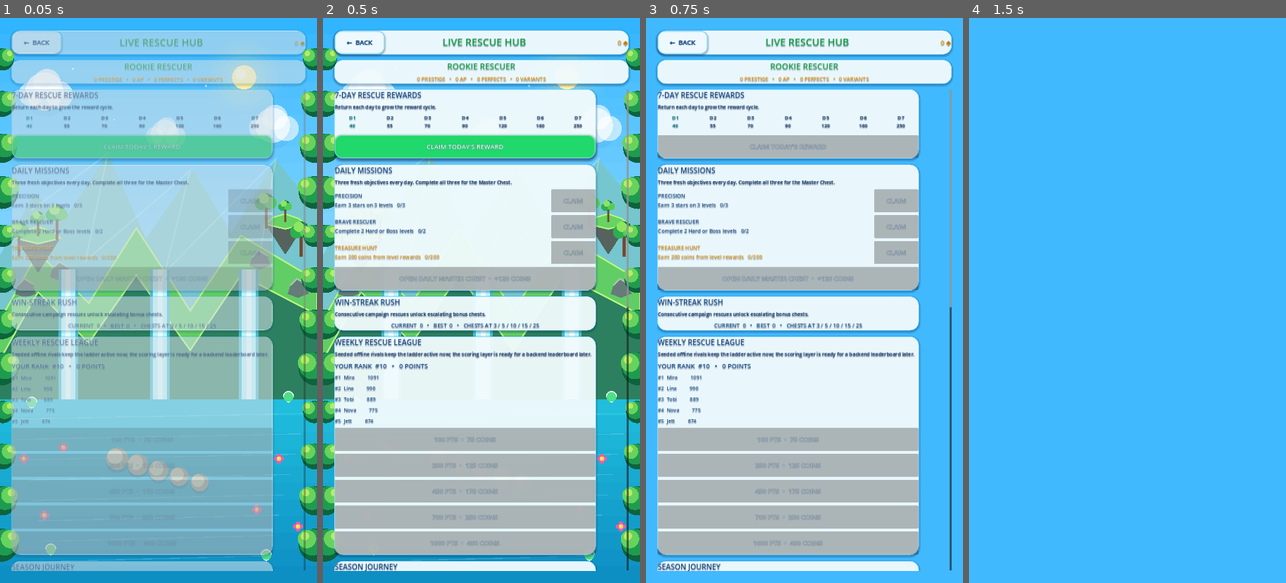
Above: before the commit, frames 1-4 (left to right).
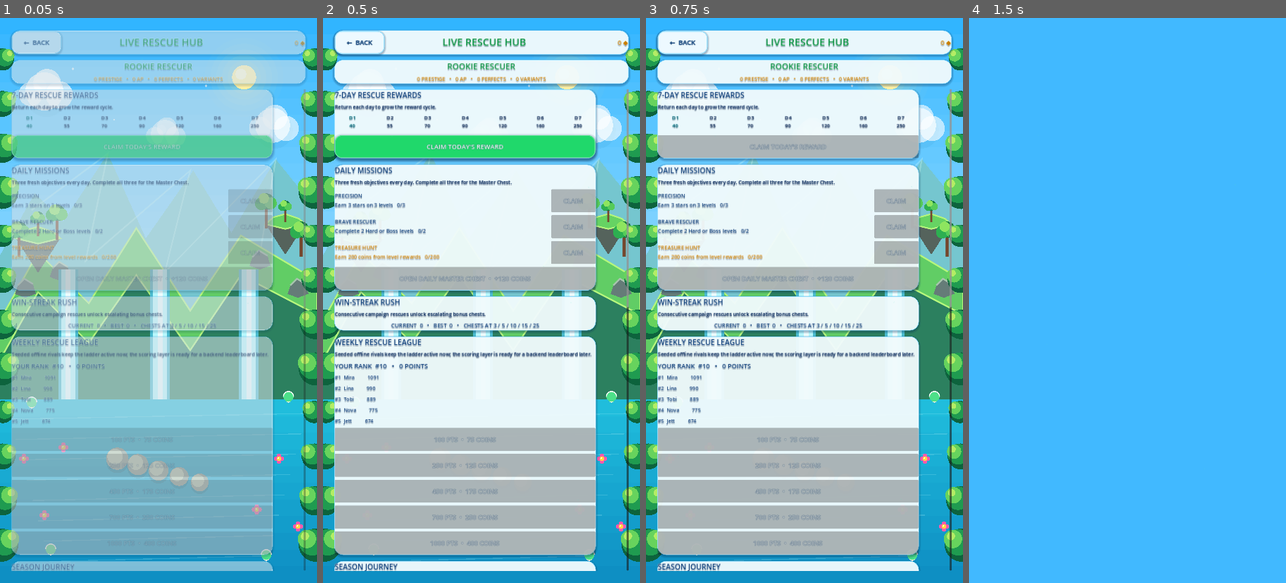
Above: after the commit, the same moments.

Repository: eghosa001/unjam
Game: Godot game, scene res://scenes/RetentionHub.tscn
Two runs of this game, one before a commit and one after it. Both use one fixed random seed, a clock stepped at 60 frames per second and the inputs below. This scene is started directly instead of the project's main scene.
Inputs:
- Up to frame 1 (0.05 s): no input
- Up to frame 2 (0.5 s): no input
- Up to frame 3 (0.75 s): click "CLAIM TODAY'S REWARD" at 0.5 s
- Up to frame 4 (1.5 s): click "← BACK" at 1.25 s

Frames 1-2 are identical in both runs. In frame 3, 20% of the frame differs, in the area x 0-100%, y 5-100%; in frame 4, nothing differs.

Commit message:
fix: make retention and 3d rebuilds atomic

Diff:
--- a/scripts/ui/rescue_piece_3d_button.gd
+++ b/scripts/ui/rescue_piece_3d_button.gd
@@ -85,6 +85,8 @@
 	if viewport_3d == null or stage_3d == null:
 		return
 	if piece_root_3d != null and is_instance_valid(piece_root_3d):
+		if piece_root_3d.get_parent() == stage_3d:
+			stage_3d.remove_child(piece_root_3d)
 		piece_root_3d.queue_free()
 	piece_root_3d = Node3D.new()
 	piece_root_3d.name = "PieceVisual3D"
--- a/scripts/ui/rescue_token.gd
+++ b/scripts/ui/rescue_token.gd
@@ -88,14 +88,15 @@
 	)
 
 func _rebuild() -> void:
+	if not is_inside_tree() or viewport_3d == null:
+		return
 	if stage != null and is_instance_valid(stage):
+		if stage.get_parent() == viewport_3d:
+			viewport_3d.remove_child(stage)
 		stage.queue_free()
 		stage = null
 		character_root = null
 		face_root = null
-	await get_tree().process_frame
-	if not is_inside_tree():
-		return
 	_build_stage()
 	_sync_render_lifecycle()
 
--- a/scripts/ui/retention_hub.gd
+++ b/scripts/ui/retention_hub.gd
@@ -39,7 +39,9 @@
 	return b
 
 func refresh() -> void:
-	for child in get_children(): child.queue_free()
+	for child in get_children():
+		remove_child(child)
+		child.queue_free()
 	var backdrop := PremiumBackdrop.new()
 	backdrop.set_anchors_and_offsets_preset(Control.PRESET_FULL_RECT)
 	backdrop.configure(Color("071426"), Color("2dd4b6"), 4)
--- a/scripts/ui/unjam_3d_game_art.gd
+++ b/scripts/ui/unjam_3d_game_art.gd
@@ -39,11 +39,14 @@
 		viewport_3d.render_target_update_mode = SubViewport.UPDATE_ONCE
 
 func _rebuild_stage() -> void:
+	if not is_inside_tree() or viewport_3d == null:
+		return
 	if stage != null and is_instance_valid(stage):
+		if stage.get_parent() == viewport_3d:
+			viewport_3d.remove_child(stage)
 		stage.queue_free()
 		stage = null
 		display_root = null
-	await get_tree().process_frame
 	_build_stage()
 	viewport_3d.render_target_update_mode = SubViewport.UPDATE_ONCE
 
--- a/scripts/ui/unjam_3d_gameplay_stage.gd
+++ b/scripts/ui/unjam_3d_gameplay_stage.gd
@@ -30,14 +30,16 @@
 	_build_stage()
 
 func _rebuild() -> void:
+	if not is_inside_tree() or viewport_3d == null:
+		return
 	if stage != null and is_instance_valid(stage):
+		if stage.get_parent() == viewport_3d:
+			viewport_3d.remove_child(stage)
 		stage.queue_free()
 		stage = null
 		scenic_root = null
-	await get_tree().process_frame
 	_build_stage()
-	if viewport_3d != null:
-		viewport_3d.render_target_update_mode = SubViewport.UPDATE_ONCE
+	viewport_3d.render_target_update_mode = SubViewport.UPDATE_ONCE
 
 func _build_stage() -> void:
 	if viewport_3d == null:
--- /dev/null
+++ b/tests/validate_3d_rebuild_atomic.gd
@@ -0,0 +1,62 @@
+extends SceneTree
+
+func _initialize() -> void:
+	call_deferred("_run")
+
+func _run() -> void:
+	var failures: Array[String] = []
+
+	var art = load("res://scripts/ui/unjam_3d_game_art.gd").new()
+	root.add_child(art)
+	await process_frame
+	var old_art = art.stage
+	art.call("_rebuild_stage")
+	if art.stage == null or art.stage == old_art:
+		failures.append("Game-card 3D rebuild leaves the viewport without a replacement stage in the same frame")
+	if old_art != null and old_art.get_parent() != null:
+		failures.append("Game-card 3D rebuild leaves the old stage parented during replacement")
+	await process_frame
+
+	var gameplay = load("res://scripts/ui/unjam_3d_gameplay_stage.gd").new()
+	root.add_child(gameplay)
+	await process_frame
+	var old_gameplay = gameplay.stage
+	gameplay.call("_rebuild")
+	if gameplay.stage == null or gameplay.stage == old_gameplay:
+		failures.append("Gameplay 3D rebuild leaves the viewport blank for a frame")
+	if old_gameplay != null and old_gameplay.get_parent() != null:
+		failures.append("Gameplay 3D rebuild leaves the old stage parented during replacement")
+	await process_frame
+
+	var token = load("res://scripts/ui/rescue_token.gd").new()
+	root.add_child(token)
+	await process_frame
+	var old_token = token.stage
+	token.call("_rebuild")
+	if token.stage == null or token.stage == old_token:
+		failures.append("Rescue token rebuild leaves its viewport blank for a frame")
+	if old_token != null and old_token.get_parent() != null:
+		failures.append("Rescue token rebuild leaves the old stage parented during replacement")
+	await process_frame
+
+	var piece = load("res://scripts/ui/rescue_piece_3d_button.gd").new()
+	root.add_child(piece)
+	await process_frame
+	var old_piece = piece.piece_root_3d
+	piece.configure("arrow", "right", Color("19b9ff"))
+	if piece.piece_root_3d == null or piece.piece_root_3d == old_piece:
+		failures.append("Rescue piece 3D rebuild did not replace its visual root immediately")
+	if old_piece != null and old_piece.get_parent() != null:
+		failures.append("Rescue piece 3D rebuild leaves duplicate geometry parented for a frame")
+
+	for node in [art, gameplay, token, piece]:
+		if is_instance_valid(node):
+			node.queue_free()
+
+	if not failures.is_empty():
+		for failure in failures:
+			push_error(failure)
+		quit(1)
+		return
+	print("3D renderer rebuilds replace old stages atomically without blank or duplicate frames.")
+	quit(0)
--- /dev/null
+++ b/tests/validate_retention_refresh_atomic.gd
@@ -0,0 +1,24 @@
+extends SceneTree
+
+func _initialize() -> void:
+	call_deferred("_run")
+
+func _run() -> void:
+	var packed := load("res://scenes/RetentionHub.tscn") as PackedScene
+	var hub := packed.instantiate() as Control
+	root.add_child(hub)
+	await process_frame
+	await process_frame
+	var baseline := hub.get_child_count()
+	hub.refresh()
+	var after_first := hub.get_child_count()
+	hub.refresh()
+	var after_second := hub.get_child_count()
+	if after_first > baseline + 1 or after_second > after_first + 1:
+		push_error("Retention refresh leaves old UI trees parented during rebuild: %d -> %d -> %d" % [baseline, after_first, after_second])
+		hub.queue_free()
+		quit(1)
+		return
+	hub.queue_free()
+	print("Retention hub refresh replaces its UI tree atomically.")
+	quit(0)
